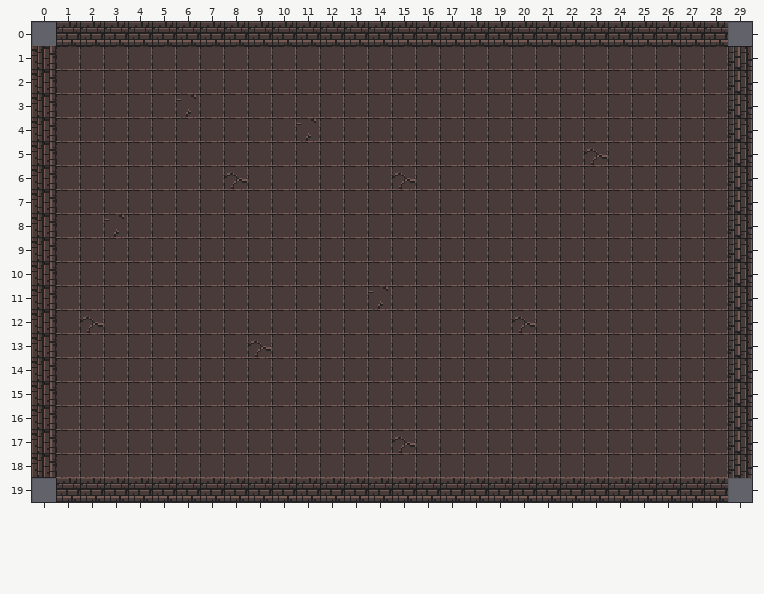
Tiled map -- assets/map.tmx. The first picture shows the starting point.
Cells are 16x16 px. Shown: x 0..29, y 0..19.
The result:
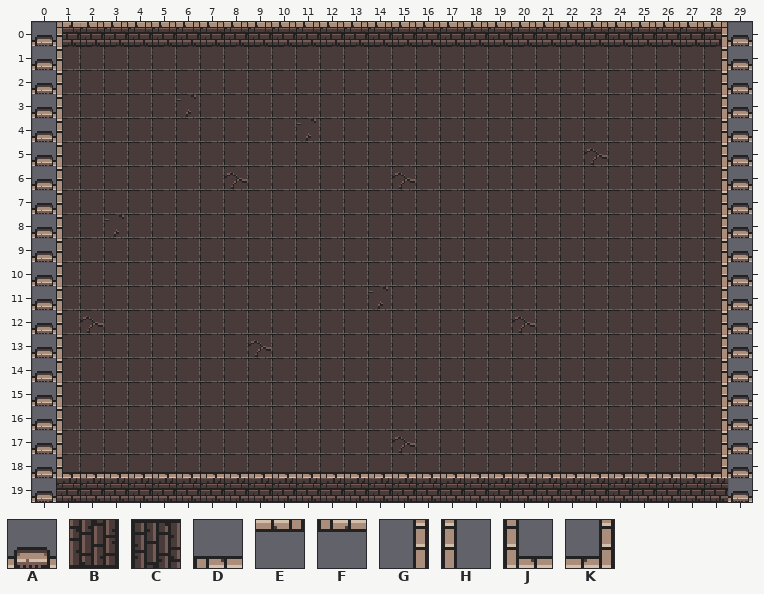
Key: from "dungeon": A 6, B 33 turned 270, C 33 turned 90, D 226, E 226 turned 180, F 227 turned 180, G 256, H 257, J 290, K 291.
_ is an empty cell, . an unchanged one.
Tiles of an added or newly shown layer are drawn over the layers below it.
Changes in this commit:
--- layer "Tile Layer 1"
@@ x 0..29 @@
- 0 _............................_
- 1 B............................C
- 2 B............................C
- 3 B............................C
- 4 B............................C
- 5 B............................C
- 6 B............................C
- 7 B............................C
- 8 B............................C
- 9 B............................C
-10 B............................C
-11 B............................C
-12 B............................C
-13 B............................C
-14 B............................C
-15 B............................C
-16 B............................C
-17 B............................C
-18 B............................C
-19 _............................_
+ 0 A............................A
+ 1 A............................A
+ 2 A............................A
+ 3 A............................A
+ 4 A............................A
+ 5 A............................A
+ 6 A............................A
+ 7 A............................A
+ 8 A............................A
+ 9 A............................A
+10 A............................A
+11 A............................A
+12 A............................A
+13 A............................A
+14 A............................A
+15 A............................A
+16 A............................A
+17 A............................A
+18 A............................A
+19 A............................A
--- layer "Tile Layer 2" (added)
@@ x 1..28 @@
- 0 _.........................._
- 1 _.........................._
- 2 _.........................._
- 3 _.........................._
- 4 _.........................._
- 5 _.........................._
- 6 _.........................._
- 7 _.........................._
- 8 _.........................._
- 9 _.........................._
-10 _.........................._
-11 _.........................._
-12 _.........................._
-13 _.........................._
-14 _.........................._
-15 _.........................._
-16 _.........................._
-17 _.........................._
-18 ____________________________
+ 0 H..........................G
+ 1 H..........................G
+ 2 H..........................G
+ 3 H..........................G
+ 4 H..........................G
+ 5 H..........................G
+ 6 H..........................G
+ 7 H..........................G
+ 8 H..........................G
+ 9 H..........................G
+10 H..........................G
+11 H..........................G
+12 H..........................G
+13 H..........................G
+14 H..........................G
+15 H..........................G
+16 H..........................G
+17 H..........................G
+18 JDDDDDDDDDDDDDDDDDDDDDDDDDDK
--- layer "Tile Layer 3" (added)
@@ x 1..28 @@
- 0 ____________________________
+ 0 FEEEEEEEEEEEEEEEEEEEEEEEEEEE
